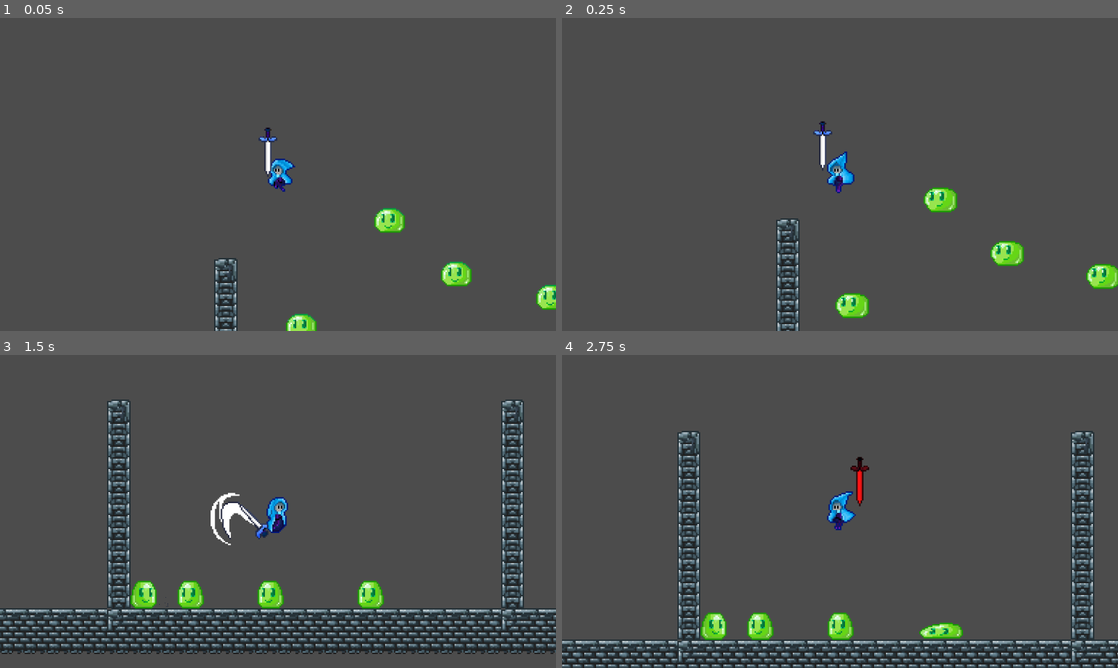
Above: before the commit, frames 1-4 (two rows, left to right).
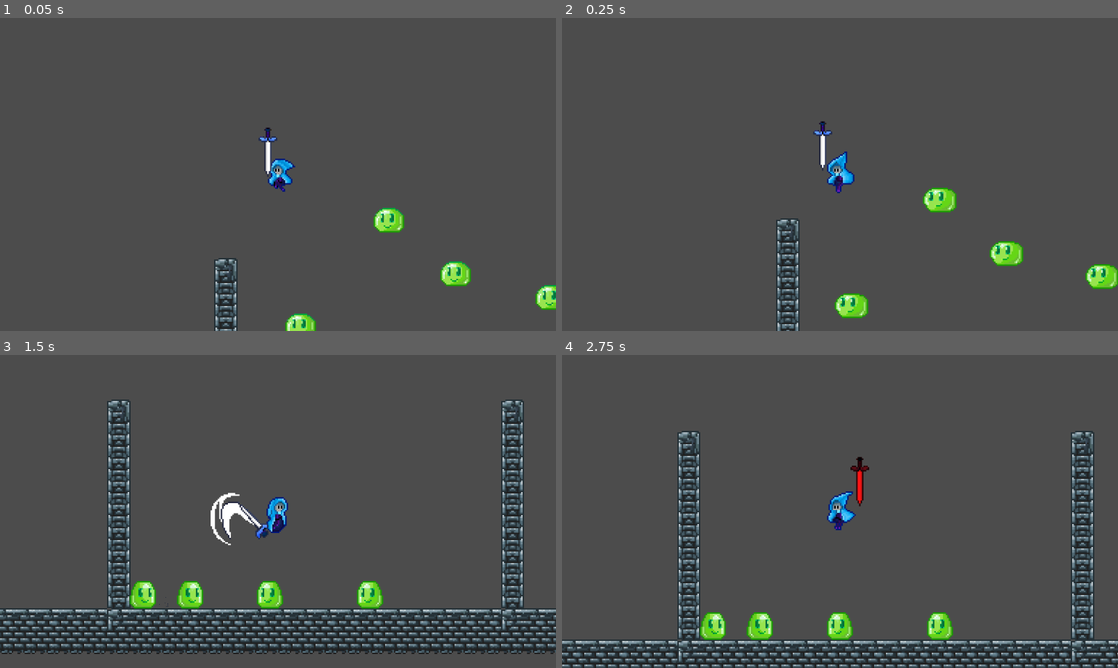
Above: after the commit, the same moments.

Repository: suomanic/LittleBlueHat
Game: Godot game, scene res://Levels/TestLevel.tscn
The game is run twice, just before and just after one commit, with the same random seed, the same clock (stepped at 60 frames per second) and the same inputs.
Inputs (mouse positions are in pixels of both pictures, inside the frame that each line leads up to):
- Up to frame 1 (0.05 s): no input
- Up to frame 2 (0.25 s): no input
- Up to frame 3 (1.5 s): move the mouse to (400, 495) at 0.52 s; hold S (Crouch) 0.53-1.28 s; hold D (move_right) from 0.53 s (still down); tap Space (jump) at 0.77 s; move the mouse to (166, 527) at 1.27 s; click (166, 527) at 1.35 s
- Up to frame 4 (2.75 s): tap Space (jump) at 1.52 s; move the mouse to (895, 442) at 2.02 s; release D (move_right) at 2.03 s; hold A (move_left) from 2.03 s (still down); tap C (change_element) at 2.1 s

The runs differ from the first frame. In frame 1, 0.5% of the frame differs, in the area x 51-100%, y 60-100%; in frame 2, 0.6%; in frame 3, 0.7%; in frame 4, 1.1%, in the area x 24-73%, y 82-92%.

Commit message:
Add:史莱姆火形态转变动画及其逻辑

Diff:
--- a/Actors/Enemy/Slime/Slime.gd
+++ b/Actors/Enemy/Slime/Slime.gd
@@ -6,11 +6,16 @@
 var moving_finished := false
 var element_state : String
 
-const N_IdleState = preload("res://Actors/Enemy/Slime/State/1_Idle.gd")
-const N_MoveState = preload("res://Actors/Enemy/Slime/State/1_Move.gd")
+const N_IdleState = preload("res://Actors/Enemy/Slime/State/N_Idle.gd")
+const I_IdleState = preload("res://Actors/Enemy/Slime/State/I_Idle.gd")
+const F_IdleState = preload("res://Actors/Enemy/Slime/State/F_Idle.gd")
+
+const N_MoveState = preload("res://Actors/Enemy/Slime/State/N_Move.gd")
+
 const NtoIState = preload("res://Actors/Enemy/Slime/State/NtoI.gd")
 const ItoNState = preload("res://Actors/Enemy/Slime/State/ItoN.gd")
-const I_IdleState = preload("res://Actors/Enemy/Slime/State/Ice_Idle.gd")
+const NtoFState = preload("res://Actors/Enemy/Slime/State/NtoF.gd")
+
 
 onready var anim_player = $AnimationPlayer
 onready var f_ray_cast = $FrontRayCast
@@ -42,8 +47,8 @@
 	if f_ray_cast.is_colliding() and moving_finished and !b_ray_cast.is_colliding():
 		is_moving_left = !is_moving_left
 		sprite_sheet.scale.x = -sprite_sheet.scale.x
-		f_ray_cast.rotation= -f_ray_cast.rotation
-		b_ray_cast.position.x = -b_ray_cast.position.x
+		f_ray_cast.rotation = -f_ray_cast.rotation
+		b_ray_cast.rotation = -b_ray_cast.rotation
 		hit_collision.scale.x = -hit_collision.scale.x
 		get_node("PhysicCollision").scale.x = -get_node("PhysicCollision").scale.x
 	pass
@@ -64,12 +69,13 @@
 			"Ice":
 				anim_player.play("I_Shake_Anim")
 			"Fire":
-				pass
+				state_machine.change_state(N_IdleState.new(self))
+				element_state = "Normal"
 	elif area.owner.is_in_group("Fire"):
 		print_debug("fire damage")
 		match element_state:
 			"Normal":
-				pass
+				state_machine.change_state(NtoFState.new(self))
 			"Ice":
 				state_machine.change_state(ItoNState.new(self))
 			"Fire":
@@ -77,6 +83,11 @@
 
 	pass # Replace with function body.
 
+func normal_to_fire_end():
+	state_machine.change_state(F_IdleState.new(self))
 
 func ice_to_normal_end():
 	state_machine.change_state(N_IdleState.new(self))
+
+	f_ray_cast.set_enabled(true)
+	b_ray_cast.set_enabled(true)
--- a/Actors/Enemy/Slime/Slime.tscn
+++ b/Actors/Enemy/Slime/Slime.tscn
@@ -6,11 +6,27 @@
 [ext_resource path="res://Actors/Enemy/Slime/SlimeCollision.gd" type="Script" id=4]
 [ext_resource path="res://Actors/Enemy/Slime/SlimeMovement.gd" type="Script" id=5]
 
-[sub_resource type="CapsuleShape2D" id=7]
+[sub_resource type="CapsuleShape2D" id=1]
 radius = 8.0
 height = 0.0
 
-[sub_resource type="Animation" id=8]
+[sub_resource type="Animation" id=10]
+resource_name = "F_Idle_Anim"
+loop = true
+tracks/0/type = "value"
+tracks/0/path = NodePath("AnimationSheet:frame")
+tracks/0/interp = 1
+tracks/0/loop_wrap = true
+tracks/0/imported = false
+tracks/0/enabled = true
+tracks/0/keys = {
+"times": PoolRealArray( 0 ),
+"transitions": PoolRealArray( 1 ),
+"update": 1,
+"values": [ 42 ]
+}
+
+[sub_resource type="Animation" id=2]
 resource_name = "I_Idle_Anim"
 loop = true
 tracks/0/type = "value"
@@ -26,7 +42,7 @@
 "values": [ 20 ]
 }
 
-[sub_resource type="Animation" id=9]
+[sub_resource type="Animation" id=3]
 resource_name = "I_Shake_Anim"
 length = 0.15
 step = 0.05
@@ -40,11 +56,10 @@
 "times": PoolRealArray( 0, 0.05, 0.1, 0.15 ),
 "transitions": PoolRealArray( 1, 1, 1, 1 ),
 "update": 0,
-"values": [ Vector2( 0, 0 ), Vector2( 0.5, 0 ), Vector2( -0.5, 0 ), Vector2( 0, 0 ) ]
-}
-
-[sub_resource type="Animation" id=2]
-resource_name = "I_Wink_Anim"
+"values": [ Vector2( 0, -8 ), Vector2( 0.5, -8 ), Vector2( -0.5, -8 ), Vector2( 0, -8 ) ]
+}
+
+[sub_resource type="Animation" id=4]
 length = 0.2
 step = 0.05
 tracks/0/type = "value"
@@ -60,17 +75,18 @@
 "values": [ 19, 21, 22, 20 ]
 }
 
-[sub_resource type="Animation" id=10]
-resource_name = "ItoN"
-length = 0.8
-tracks/0/type = "value"
-tracks/0/path = NodePath("AnimationSheet:frame")
-tracks/0/interp = 1
-tracks/0/loop_wrap = true
-tracks/0/imported = false
-tracks/0/enabled = true
-tracks/0/keys = {
-"times": PoolRealArray( 0, 0.1, 0.2, 0.3, 0.4, 0.5, 0.6, 0.7 ),
+[sub_resource type="Animation" id=5]
+resource_name = "ItoN_Anim"
+length = 0.6
+step = 0.075
+tracks/0/type = "value"
+tracks/0/path = NodePath("AnimationSheet:frame")
+tracks/0/interp = 1
+tracks/0/loop_wrap = true
+tracks/0/imported = false
+tracks/0/enabled = true
+tracks/0/keys = {
+"times": PoolRealArray( 0, 0.075, 0.15, 0.225, 0.3, 0.375, 0.45, 0.525 ),
 "transitions": PoolRealArray( 1, 1, 1, 1, 1, 1, 1, 1 ),
 "update": 1,
 "values": [ 23, 24, 25, 26, 27, 28, 29, 30 ]
@@ -82,7 +98,7 @@
 tracks/1/imported = false
 tracks/1/enabled = true
 tracks/1/keys = {
-"times": PoolRealArray( 0.8 ),
+"times": PoolRealArray( 0.6 ),
 "transitions": PoolRealArray( 1 ),
 "values": [ {
 "args": [  ],
@@ -137,7 +153,39 @@
 } ]
 }
 
-[sub_resource type="Animation" id=5]
+[sub_resource type="Animation" id=11]
+resource_name = "NtoF_Anim"
+length = 0.825
+step = 0.075
+tracks/0/type = "value"
+tracks/0/path = NodePath("AnimationSheet:frame")
+tracks/0/interp = 1
+tracks/0/loop_wrap = true
+tracks/0/imported = false
+tracks/0/enabled = true
+tracks/0/keys = {
+"times": PoolRealArray( 0, 0.075, 0.15, 0.225, 0.3, 0.375, 0.45, 0.525, 0.6, 0.675, 0.75 ),
+"transitions": PoolRealArray( 1, 1, 1, 1, 1, 1, 1, 1, 1, 1, 1 ),
+"update": 1,
+"values": [ 31, 32, 33, 34, 35, 36, 37, 38, 39, 40, 41 ]
+}
+tracks/1/type = "method"
+tracks/1/path = NodePath(".")
+tracks/1/interp = 1
+tracks/1/loop_wrap = true
+tracks/1/imported = false
+tracks/1/enabled = true
+tracks/1/keys = {
+"times": PoolRealArray( 0.825 ),
+"transitions": PoolRealArray( 1 ),
+"values": [ {
+"args": [  ],
+"method": "normal_to_fire_end"
+} ]
+}
+
+[sub_resource type="Animation" id=8]
+resource_name = "NtoI_Anim"
 length = 0.25
 step = 0.05
 tracks/0/type = "value"
@@ -182,24 +230,26 @@
 
 [node name="AnimationSheet" type="Sprite" parent="."]
 material = ExtResource( 2 )
-position = Vector2( 0.5, 0 )
+position = Vector2( 0, -8 )
 texture = ExtResource( 1 )
 hframes = 8
-vframes = 4
-frame = 30
+vframes = 6
+frame = 41
 
 [node name="PhysicCollision" type="CollisionShape2D" parent="."]
 position = Vector2( 0, 2 )
-shape = SubResource( 7 )
+shape = SubResource( 1 )
 
 [node name="AnimationPlayer" type="AnimationPlayer" parent="."]
-anims/I_Idle_Anim = SubResource( 8 )
-anims/I_Shake_Anim = SubResource( 9 )
-anims/I_Wink_Anim = SubResource( 2 )
-anims/ItoN = SubResource( 10 )
-anims/N_Idle_Anim = SubResource( 3 )
-anims/N_Move_Anim = SubResource( 4 )
-anims/NtoI = SubResource( 5 )
+anims/F_Idle_Anim = SubResource( 10 )
+anims/I_Idle_Anim = SubResource( 2 )
+anims/I_Shake_Anim = SubResource( 3 )
+anims/I_Wink_Anim = SubResource( 4 )
+anims/ItoN_Anim = SubResource( 5 )
+anims/N_Idle_Anim = SubResource( 6 )
+anims/N_Move_Anim = SubResource( 7 )
+anims/NtoF_Anim = SubResource( 11 )
+anims/NtoI_Anim = SubResource( 8 )
 script = ExtResource( 5 )
 
 [node name="HitBox" type="Area2D" parent="." groups=[
@@ -209,16 +259,16 @@
 
 [node name="CollisionShape2D" type="CollisionShape2D" parent="HitBox"]
 position = Vector2( 1, -2 )
-shape = SubResource( 6 )
+shape = SubResource( 9 )
 
 [node name="FrontRayCast" type="RayCast2D" parent="."]
 rotation = 1.5708
 enabled = true
-cast_to = Vector2( 0, 15 )
+cast_to = Vector2( 0, 25 )
 collision_mask = 6
 
 [node name="BackRayCast" type="RayCast2D" parent="."]
-position = Vector2( 19, -26 )
+rotation = -1.5708
 enabled = true
 cast_to = Vector2( 0, 25 )
 collision_mask = 6
--- a/Actors/Enemy/Slime/SlimeCollision.gd
+++ b/Actors/Enemy/Slime/SlimeCollision.gd
@@ -24,7 +24,3 @@
 
 	owner.physic_collsion.position = Vector2(0,2)
 	owner.set_collision_mask_bit(0,false)
-
-	#禁用转向
-	owner.f_ray_cast.set_enabled(true)
-	owner.b_ray_cast.set_enabled(true)
--- a/Actors/Enemy/Slime/State/2_JumpUp.gd
+++ b/Actors/Enemy/Slime/State/F_Idle.gd
@@ -4,6 +4,7 @@
 	pass
 
 func enter():
+	owner.anim_player.play("F_Idle_Anim")
 	pass
 
 func execute():
--- a/Actors/Enemy/Slime/State/ItoN.gd
+++ b/Actors/Enemy/Slime/State/ItoN.gd
@@ -6,7 +6,7 @@
 	pass
 
 func enter():
-	owner.anim_player.play("ItoN")
+	owner.anim_player.play("ItoN_Anim")
 	owner.element_state = "Normal"
 	connect("ice_to_normal",owner.collision_module,"ItoN_collision_change")
 	emit_signal("ice_to_normal")
@@ -16,6 +16,7 @@
 	pass
 
 func exit():
+
 	pass
 
 func get_name():
--- /dev/null
+++ b/Actors/Enemy/Slime/State/NtoF.gd
@@ -0,0 +1,22 @@
+extends State
+
+signal change_to_fire()
+
+func _init(o).(o):
+	pass
+
+func enter():
+	owner.anim_player.play("NtoF_Anim")
+	owner.element_state = "Fire"
+	connect("change_to_fire",owner.collision_module,"change_fire_collision")
+	emit_signal("change_to_fire")
+	pass
+
+func execute():
+	pass
+
+func exit():
+	pass
+
+func get_name():
+	return "move"
--- a/Actors/Enemy/Slime/State/NtoI.gd
+++ b/Actors/Enemy/Slime/State/NtoI.gd
@@ -6,7 +6,7 @@
 	pass
 
 func enter():
-	owner.anim_player.play("NtoI")
+	owner.anim_player.play("NtoI_Anim")
 	owner.element_state = "Ice"
 	connect("change_to_ice",owner.collision_module,"change_ice_collision")
 	emit_signal("change_to_ice")
--- a/Actors/Player/Character/AnimState/UptoFall.gd
+++ b/Actors/Player/Character/AnimState/UptoFall.gd
@@ -15,7 +15,7 @@
 	jf =  owner.owner.movement_module.jump_force
 	djf = owner.owner.movement_module.double_jump_force
 	up_anim_count = 2 * jf / 7
-	double_anim_count = 2 * djf / 6
+	double_anim_count = 2 * djf / 7
 
 func execute():
 	velocity_y = owner.owner.velocity.y
Not shown: 4 places in Actors/Enemy/Slime/Slime.tscn that only renumber resources
Renamed: Actors/Enemy/Slime/State/Ice_Idle.gd -> Actors/Enemy/Slime/State/I_Idle.gd
Renamed: Actors/Enemy/Slime/State/1_Idle.gd -> Actors/Enemy/Slime/State/N_Idle.gd
Renamed: Actors/Enemy/Slime/State/1_Move.gd -> Actors/Enemy/Slime/State/N_Move.gd
Binary file changed: Assets/Enemy/Slime/slime-Sheet.png
